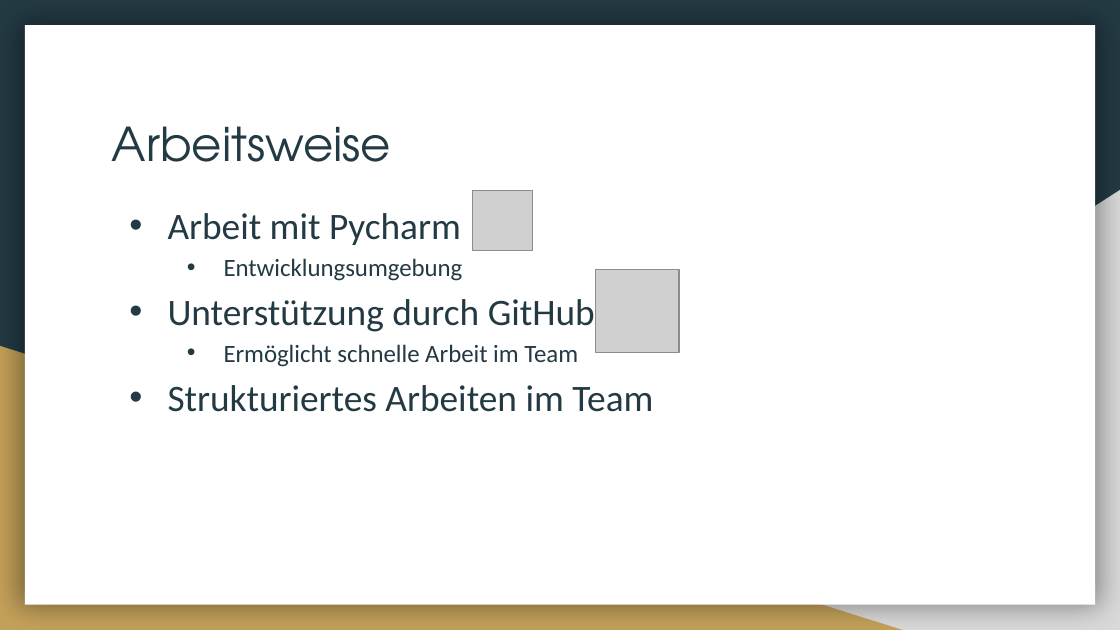
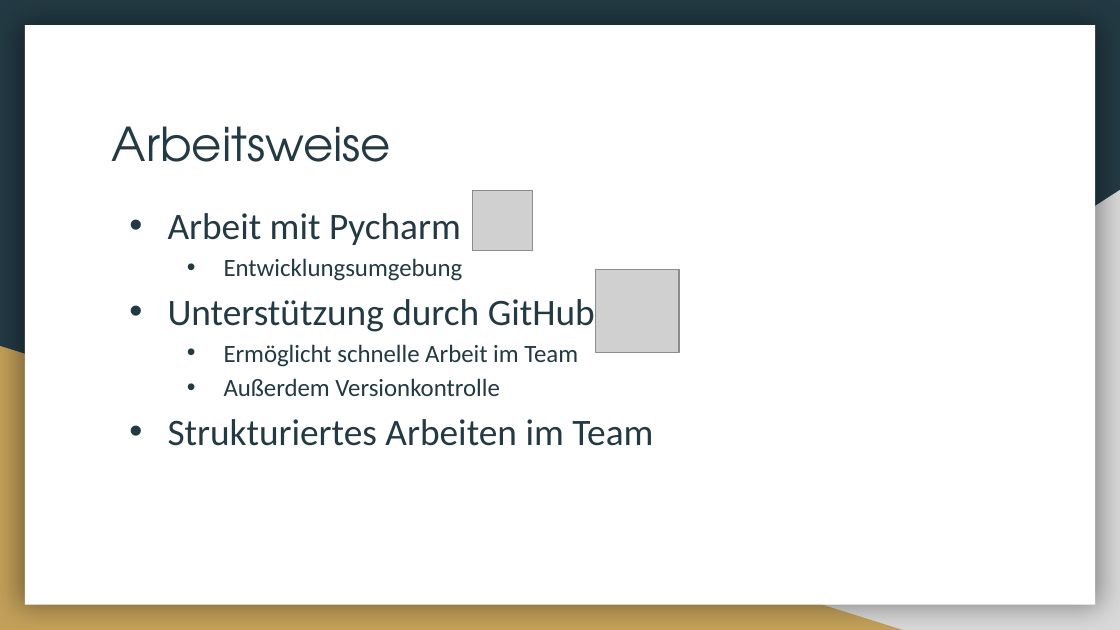
Before and after one commit to Lexa-Heda/TSA, a slide deck: slide 5 of TSA_Vortrag.pptx. Drawn at 1120x630 pixels with LibreOffice and Linux fonts; fonts in the diff are those of the drawing; grey boxes stand for pictures. Boxes give left, top, right and bottom in pixels: in the first picture for what was removed or moved away, otherwise in the second. Text is boxed around its words. In the diff, an @@ line names an element or a change of style, - is before the commit and + after.

```diff
--- a/TSA_Vortrag.pptx
+++ b/TSA_Vortrag.pptx
@@ text at [224,378,500,396]: paragraph added @@
+  • Außerdem Versionkontrolle
```
Also in this commit, not shown: 3 other slides changed, 3 other files.
